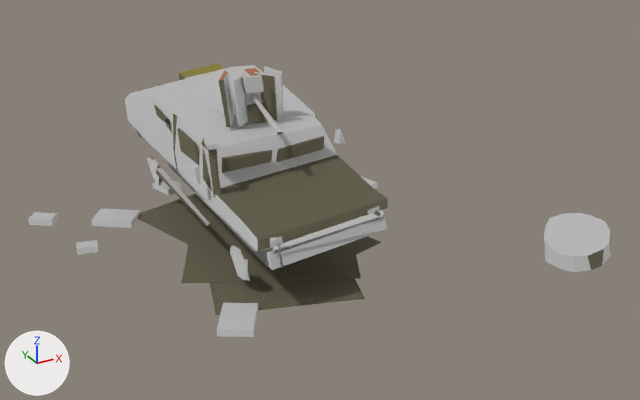
The FBX model entregas/teo-modelado/restos-k8-7nov/SM_RestosVamtac_v2_LOD0.fbx: old version first, new version second.
Camera for both pictures: a camera (50 mm lens) standing at (-6.06, -13.69, 6.98) and looking at (0.65, -1.49, 0.88). The lights are fixed; the arrows at lower left show +X, +Y and +Z. The older version comes first. Where no turn or scale is listed for an object, it has been applied to the vertices.

The first picture shows 'SM_bloques.restos_vamtac_v2_LOD0'.
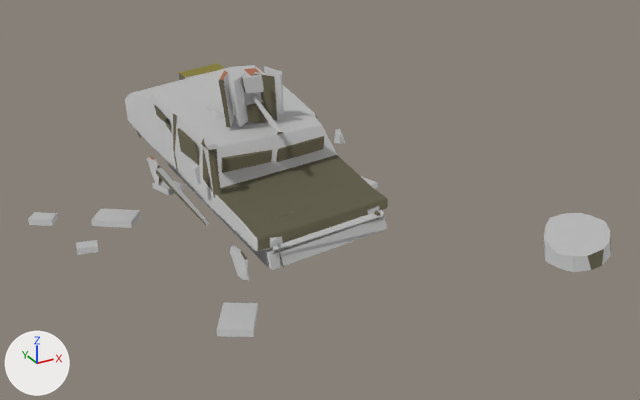
Where the change shows, as pixel boxes [x1, y1, x2, y2] in the pictures (640 x 400 px):
part 1 of me_sm_bloques_restos_vamtac_v2_lod0_001, deleted (brown): before [182, 196, 361, 283]
part 2 of me_sm_bloques_restos_vamtac_v2_lod0_001, deleted (brown): before [209, 279, 365, 315]
part 3 of me_sm_bloques_restos_vamtac_v2_lod0_001, deleted: before [138, 194, 381, 291]

What the commit changed:
me_sm_bloques_restos_vamtac_v2_lod0_001 is used by ob_sm_bloques_restos_vamtac_v2_lod0; location (0.0, 0.0, 0.0).
me_sm_bloques_restos_vamtac_v2_lod0_001 had 697 vertices, 722 faces and spanned x -3.63..4.07, y -5.17..3.36, z 0.0..3.14.
me_sm_bloques_restos_vamtac_v2_lod0_001 now has 673 vertices, 704 faces and spans x -3.63..4.07, y -5.17..3.36, z 0.0..3.14.
me_sm_bloques_restos_vamtac_v2_lod0_001 part 1: the loose piece of 8 vertices spanning x -1.97..2.69, y -2.88..2.66, z 0.02..0.04 is deleted.
me_sm_bloques_restos_vamtac_v2_lod0_001 part 2: the loose piece of 8 vertices spanning x -1.85..1.48, y -3.44..0.9, z 0.0..0.02 is deleted.
me_sm_bloques_restos_vamtac_v2_lod0_001 part 3: the loose piece of 8 vertices spanning x -1.84..1.63, y -2.61..1.94, z 0.01..0.03 is deleted.
